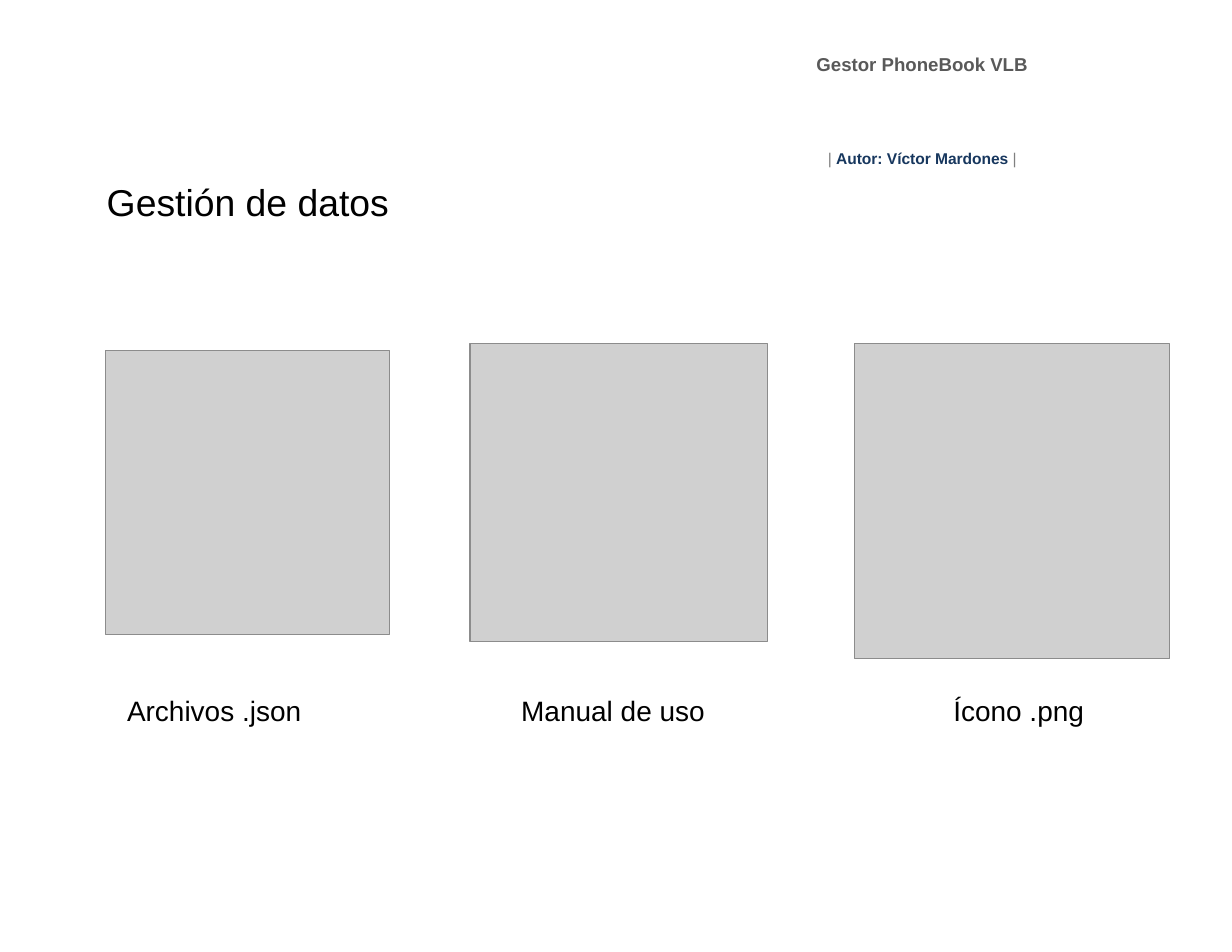
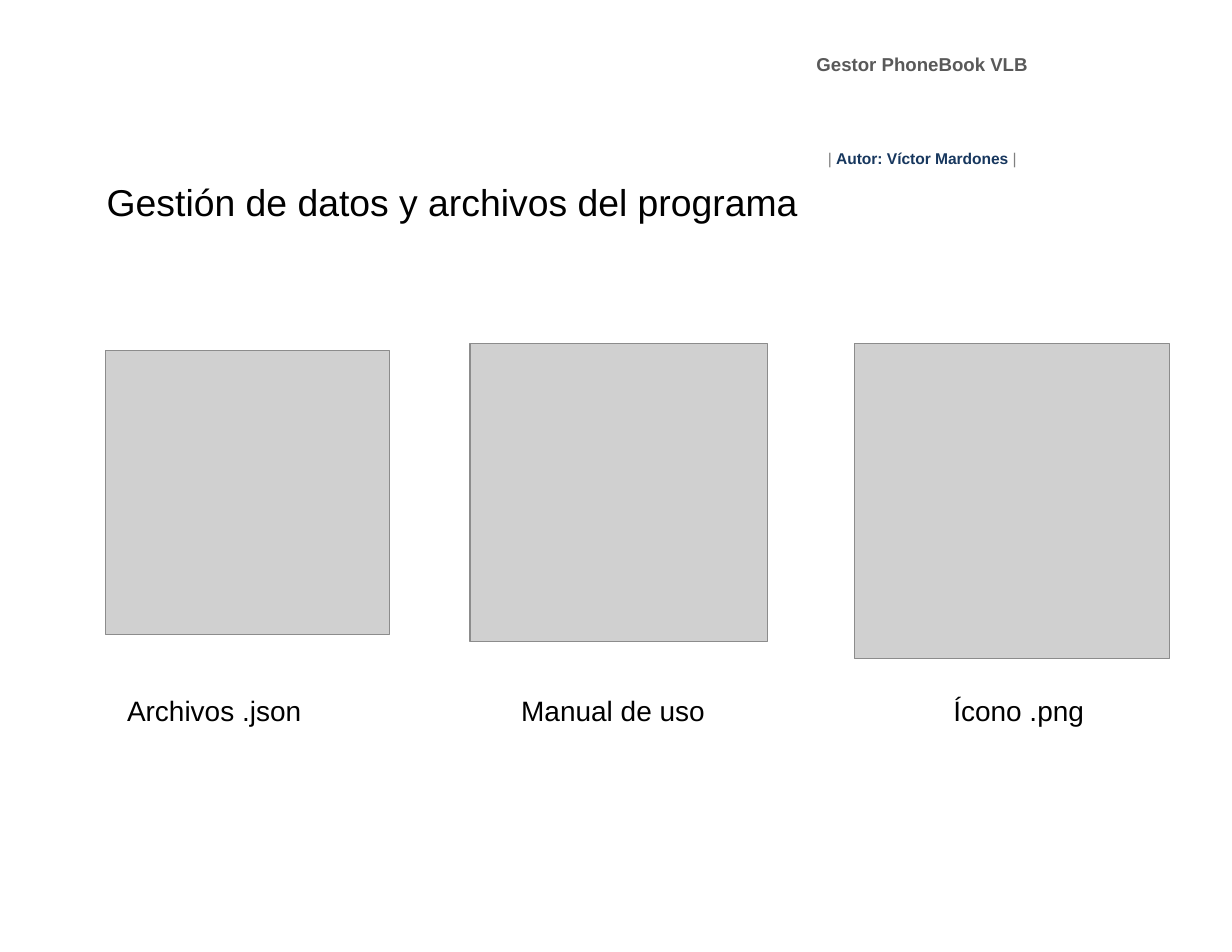
Before and after one commit to AnotherGoat/Gestor_PhoneBook_VLB, a slide deck: slide 12 of documentos/PPT Avance 02.pptx. Drawn at 1232x952 pixels with LibreOffice and Linux fonts; fonts in the diff are those of the drawing; grey boxes stand for pictures; background and template pictures are left out. Boxes give left, top, right and bottom in pixels: in the first picture for what was removed or moved away, otherwise in the second. Text is boxed around its words. In the diff, an @@ line names an element or a change of style, - is before the commit and + after.

```diff
--- a/documentos/PPT Avance 02.pptx
+++ b/documentos/PPT Avance 02.pptx
@@ text at [107,188,798,224]: text changed @@
-Gestión de datos
+Gestión de datos y archivos del programa
```
Also in this commit, not shown: 1 other slide changed, 8 other files.
